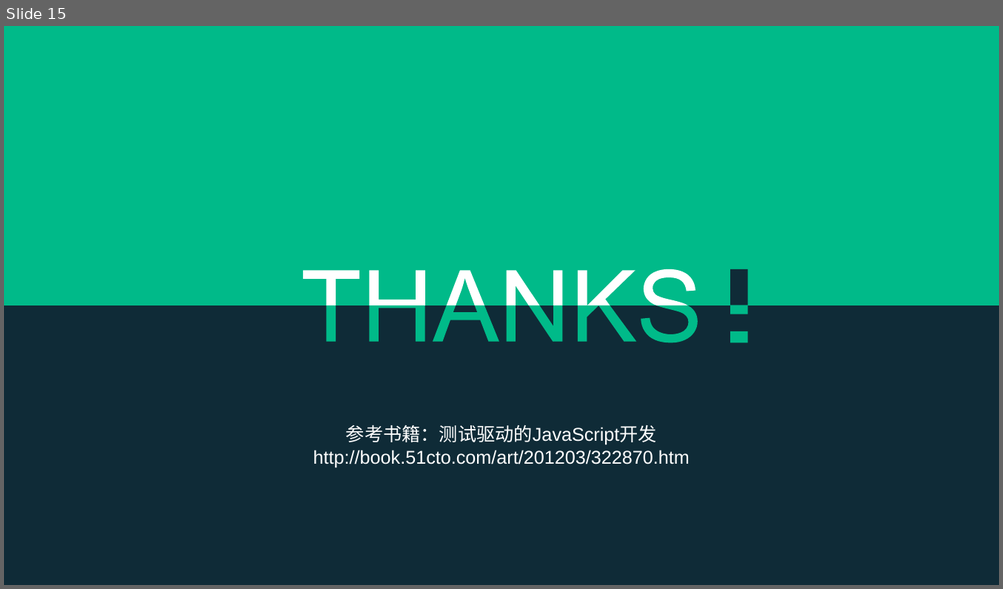
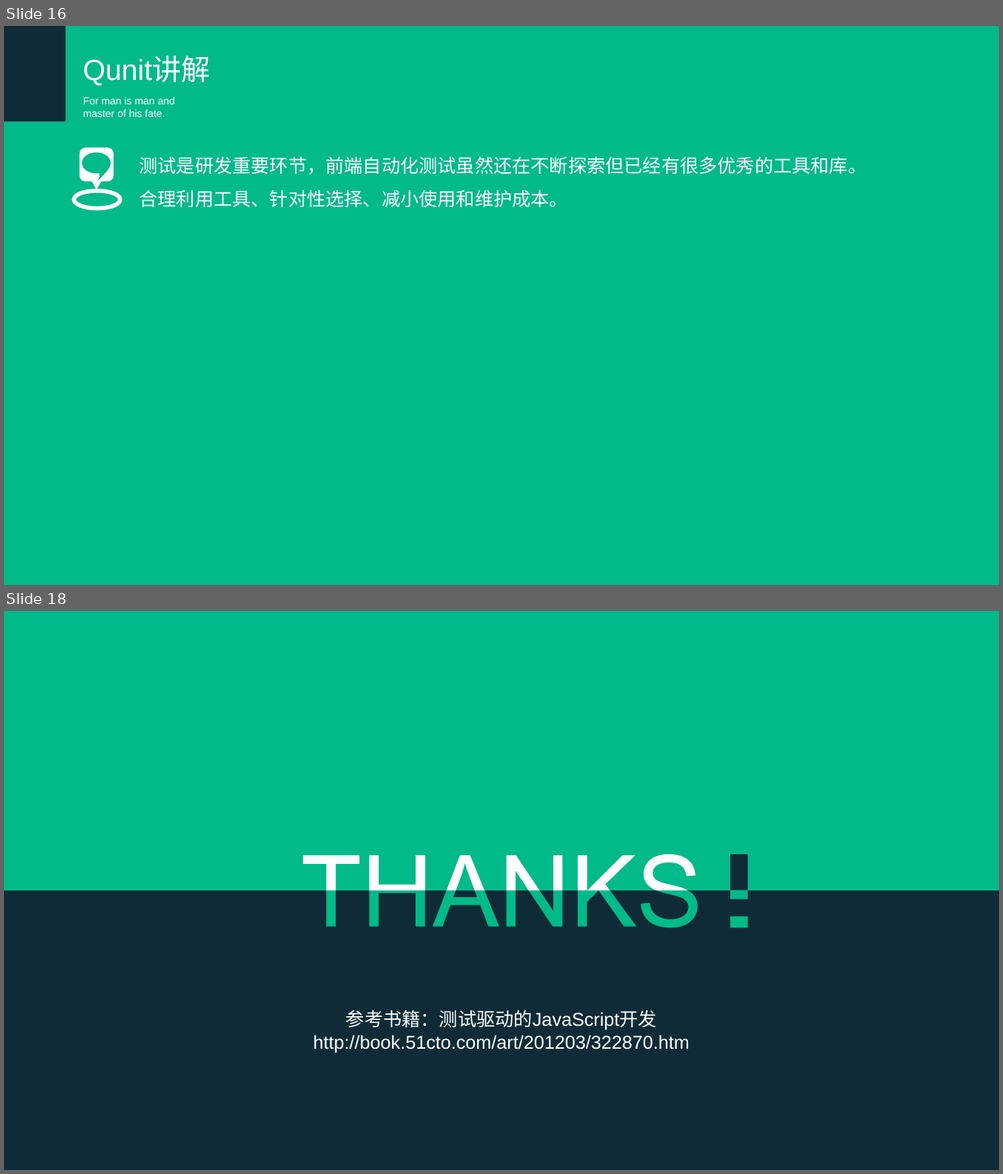
Before and after one commit to hanangjie/play, a slide deck: share/TDT/测试驱动开发.ppt. Shown one above the other, each under a label of ours: slide 15 before the commit, slides 16 and 18 after it; the slides between them are not shown. The pictures are 1003x589 and 1003x1174 pixels, drawn with LibreOffice and Linux fonts; fonts in the diff are those of the drawing. Boxes give left, top, right and bottom in pixels: in the first picture for what was removed or moved away, otherwise in the second. Text is boxed around its words. In the diff, an @@ line names an element or a change of style, - is before the commit and + after.

```diff
--- a/share/TDT/测试驱动开发.ppt
+++ b/share/TDT/测试驱动开发.ppt
@@ slide 16 added at (x1=4, y1=26, x2=999, y2=585), background #00BA89 @@
@@ rectangle added at (x1=4, y1=26, x2=66, y2=121), fill #0F2B37 @@
@@ text added at (x1=83, y1=57, x2=210, y2=86), 28 pt, text #FFFFFF @@
+Qunit讲解
@@ text added at (x1=83, y1=97, x2=175, y2=117), 10 pt, text #FFFFFF @@
+For man is man and master of his fate.
@@ freeform shape added at (x1=79, y1=147, x2=113, y2=190), fill #FFFFFF @@
@@ freeform shape added at (x1=82, y1=153, x2=110, y2=181), fill #00BA89 @@
@@ text added at (x1=139, y1=156, x2=867, y2=207), 18 pt, text #FFFFFF @@
+测试是研发重要环节，前端自动化测试虽然还在不断探索但已经有很多优秀的工具和库。
+合理利用工具、针对性选择、减小使用和维护成本。
@@ ellipse added at (x1=74, y1=191, x2=120, y2=209), outline #FFFFFF 4 pt @@
@@ what was slide 15 is now slide 18 @@
```
Also in this commit, not shown: 5 slides changed, 3 other slides added, 1 slide removed, 3 other files.
